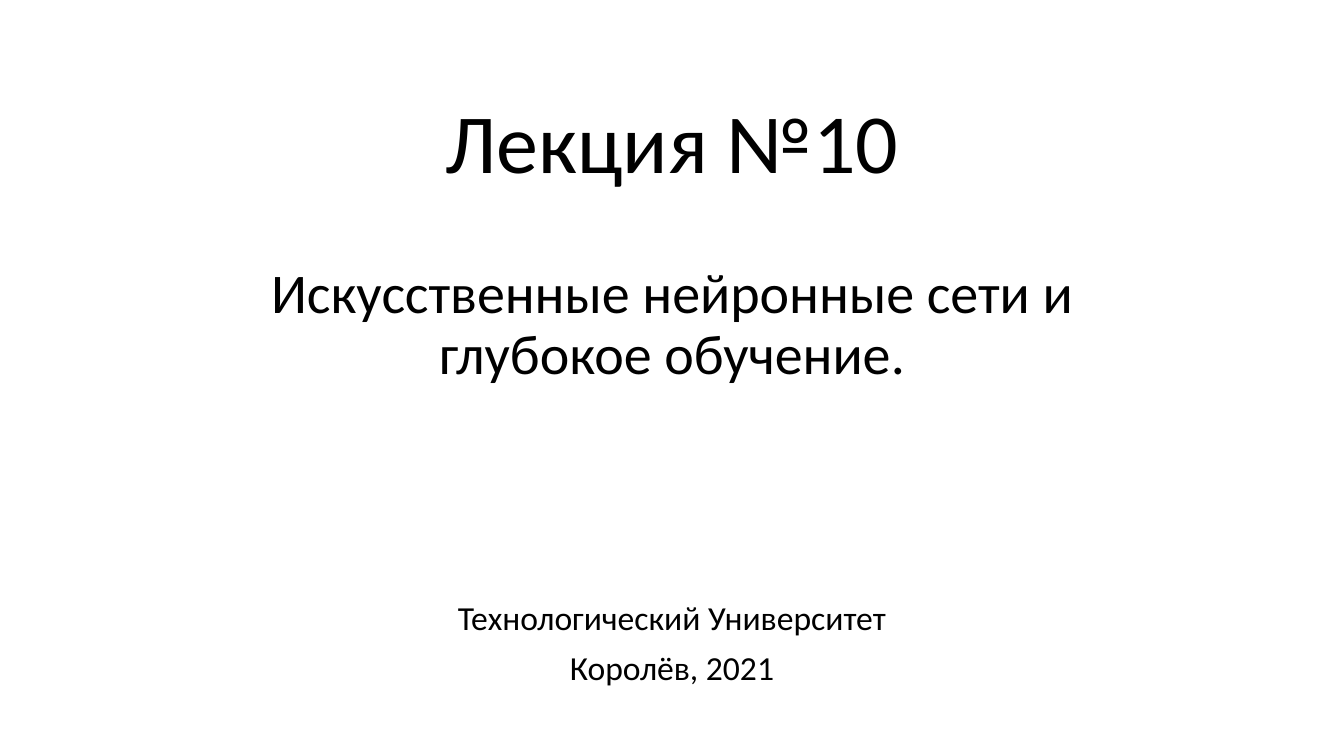
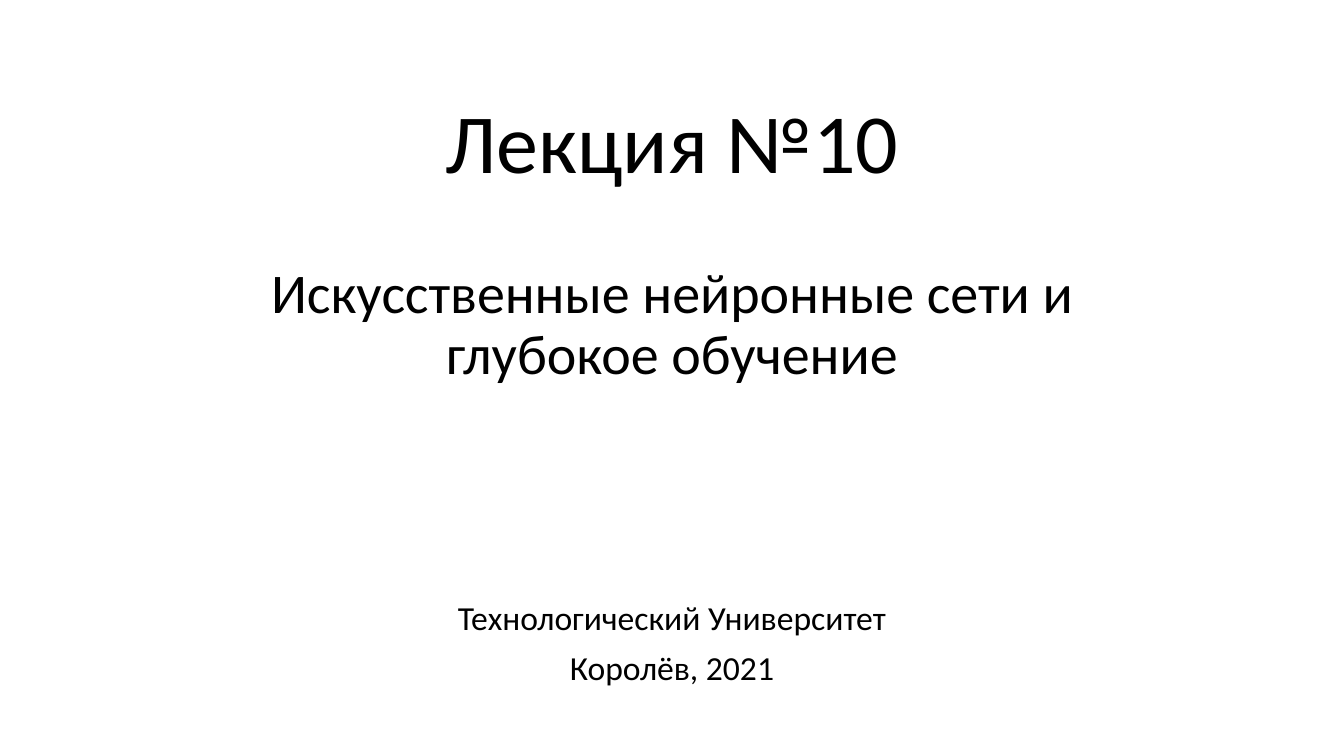
Before and after one commit to mosalov/AI_main_lectures, a slide deck: slide 1 of Лекция 10.pptx. Drawn at 1344x756 pixels with LibreOffice and Linux fonts; fonts in the diff are those of the drawing. Boxes give left, top, right and bottom in pixels: in the first picture for what was removed or moved away, otherwise in the second. Text is boxed around its words. In the diff, an @@ line names an element or a change of style, - is before the commit and + after.

Commit message:
15-я практическая работа
Исправления в 14-й работе и в нескольких лекциях.

```diff
--- a/Лекция 10.pptx
+++ b/Лекция 10.pptx
@@ subtitle at box(271, 275, 1073, 383): text changed @@
-Искусственные нейронные сети и глубокое обучение.
+Искусственные нейронные сети и глубокое обучение
```
Also in this commit, not shown: 9 other files.
